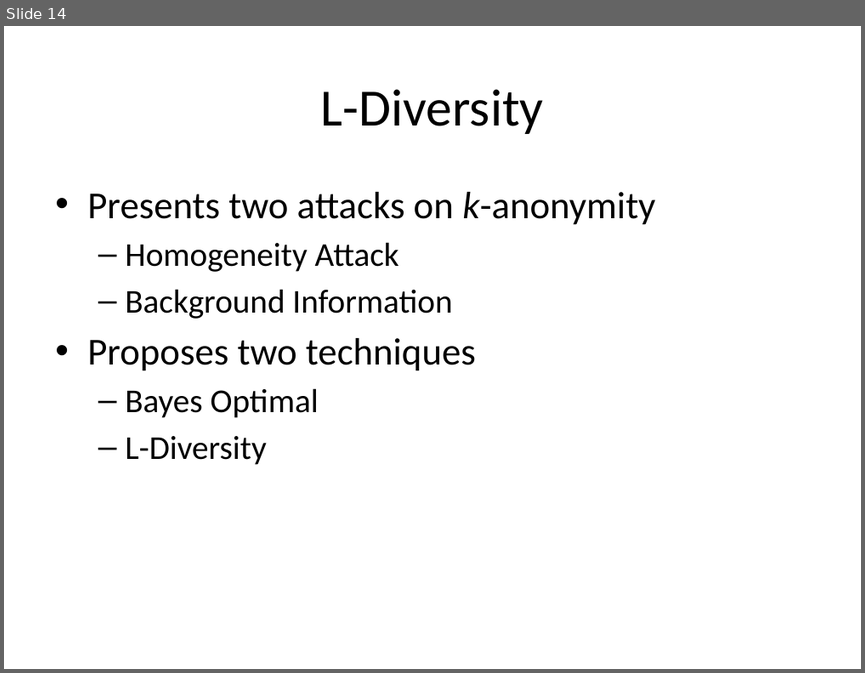
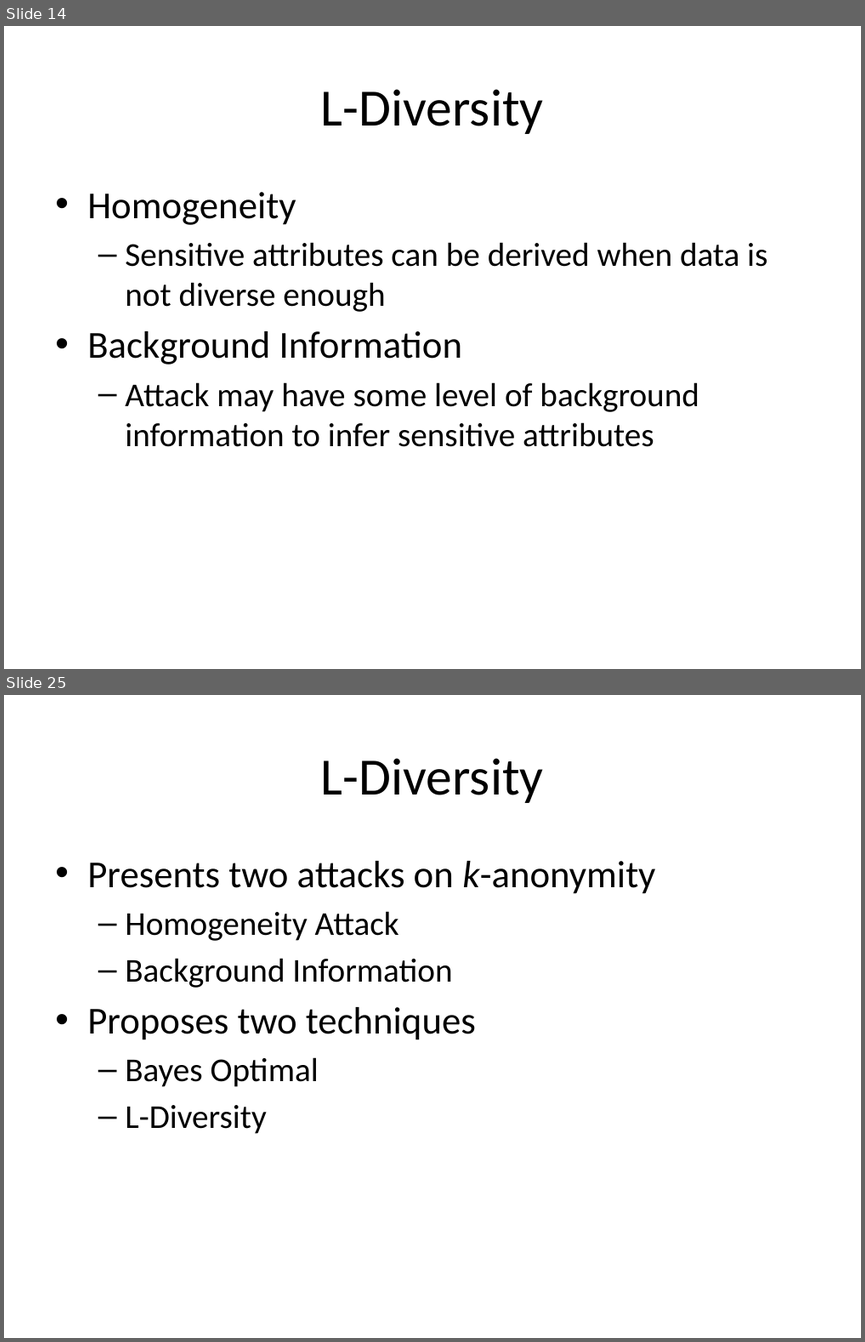
Before and after one commit to jayvelasco1990/big-data, a slide deck: Final Project/draft_presentation.pptx. Shown one above the other, each under a label of ours: slide 14 before the commit, slides 14 and 25 after it; the slides between them are not shown. The pictures are 865x673 and 865x1342 pixels, drawn with LibreOffice and Linux fonts; fonts in the diff are those of the drawing. Boxes give left, top, right and bottom in pixels: in the first picture for what was removed or moved away, otherwise in the second. Text is boxed around its words. In the diff, an @@ line names an element or a change of style, - is before the commit and + after.

```diff
--- a/Final Project/draft_presentation.pptx
+++ b/Final Project/draft_presentation.pptx
@@ slide 14 added at (4,26,861,669), background #FFFFFF @@
@@ title added at (321,89,544,134), 44 pt, text #000000 @@
+L-Diversity
@@ text added at (87,192,767,447), 28 pt, text #000000 @@
+• Homogeneity
+  – Sensitive attributes can be derived when data is not diverse enough
+• Background Information
+  – Attack may have some level of background information to infer sensitive attributes
@@ what was slide 14 is now slide 25 @@
```
Also in this commit, not shown: 1 slide changed, 22 other slides added, 3 other files.
